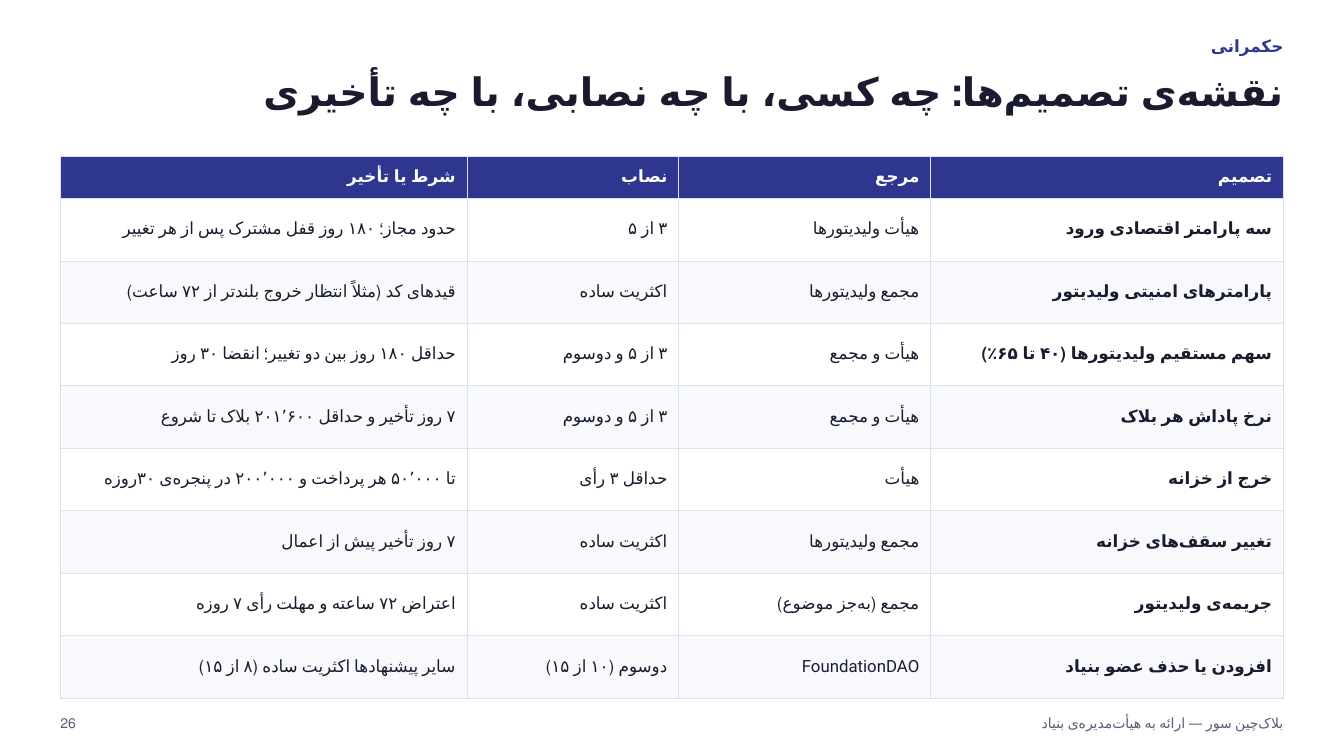
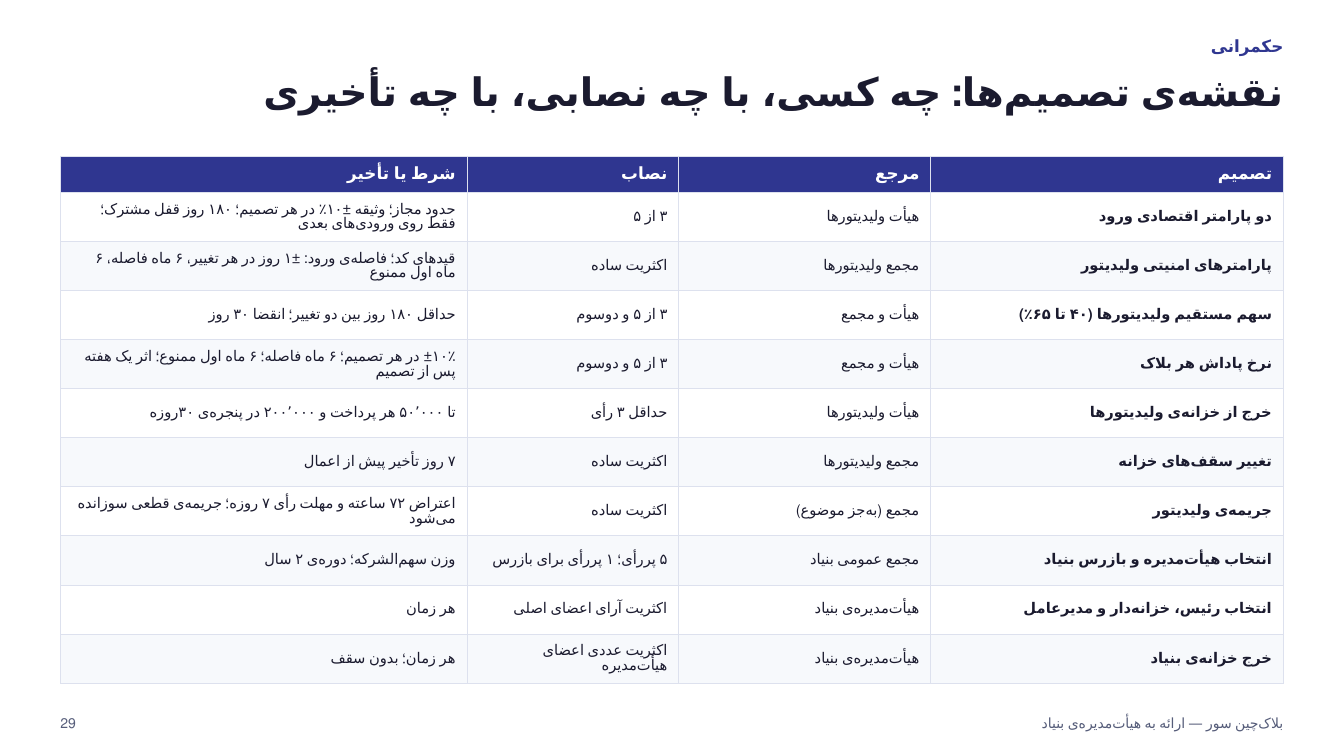
Before and after one commit to Sur-network/sur-new, a slide deck: slide 29 of presentations/Sur - Board Presentation.pptx (slide 26 before the commit). Drawn at 1344x756 pixels with LibreOffice and Linux fonts; fonts in the diff are those of the drawing. Boxes give left, top, right and bottom in pixels: in the first picture for what was removed or moved away, otherwise in the second. Text is boxed around its words. In the diff, an @@ line names an element or a change of style, - is before the commit and + after.

```diff
--- a/presentations/Sur - Board Presentation.pptx
+++ b/presentations/Sur - Board Presentation.pptx
@@ table at (60, 156, 1284, 684) @@
-row 2, column 1: حدود مجاز؛ ۱۸۰ روز قفل مشترک پس از هر تغییر
+row 2, column 1: حدود مجاز؛ وثیقه ±۱۰٪ در هر تصمیم؛ ۱۸۰ روز قفل مشترک؛ فقط روی ورودی‌های بعدی
-row 2, column 4: سه پارامتر اقتصادی ورود
+row 2, column 4: دو پارامتر اقتصادی ورود
-row 3, column 1: قیدهای کد (مثلاً انتظار خروج بلندتر از ۷۲ ساعت)
+row 3, column 1: قیدهای کد؛ فاصله‌ی ورود: ±۱ روز در هر تغییر، ۶ ماه فاصله، ۶ ماه اول ممنوع
-row 5, column 1: ۷ روز تأخیر و حداقل ۲۰۱٬۶۰۰ بلاک تا شروع
+row 5, column 1: ±۱۰٪ در هر تصمیم؛ ۶ ماه فاصله؛ ۶ ماه اول ممنوع؛ اثر یک هفته پس از تصمیم
-row 6, column 3: هیأت
+row 6, column 3: هیأت ولیدیتورها
-row 6, column 4: خرج از خزانه
+row 6, column 4: خرج از خزانه‌ی ولیدیتورها
-row 8: اعتراض ۷۲ ساعته و مهلت رأی ۷ روزه | اکثریت ساده | مجمع (به‌جز موضوع) | جریمه‌ی ولیدیتور
-row 9: سایر پیشنهادها اکثریت ساده (۸ از ۱۵) | دوسوم (۱۰ از ۱۵) | FoundationDAO | افزودن یا حذف عضو بنیاد
+row 8: اعتراض ۷۲ ساعته و مهلت رأی ۷ روزه؛ جریمه‌ی قطعی سوزانده می‌شود | اکثریت ساده | مجمع (به‌جز موضوع) | جریمه‌ی ولیدیتور
+row 9: وزن سهم‌الشرکه؛ دوره‌ی ۲ سال | ۵ پررأی؛ ۱ پررأی برای بازرس | مجمع عمومی بنیاد | انتخاب هیأت‌مدیره و بازرس بنیاد
+row 10: هر زمان | اکثریت آرای اعضای اصلی | هیأت‌مدیره‌ی بنیاد | انتخاب رئیس، خزانه‌دار و مدیرعامل
+row 11: هر زمان؛ بدون سقف | اکثریت عددی اعضای هیأت‌مدیره | هیأت‌مدیره‌ی بنیاد | خرج خزانه‌ی بنیاد
@@ text at (60, 718, 76, 729): text changed @@
-26
+29
```
Also in this commit, not shown: 39 other slides changed, 6 slides added, 1 other file.
